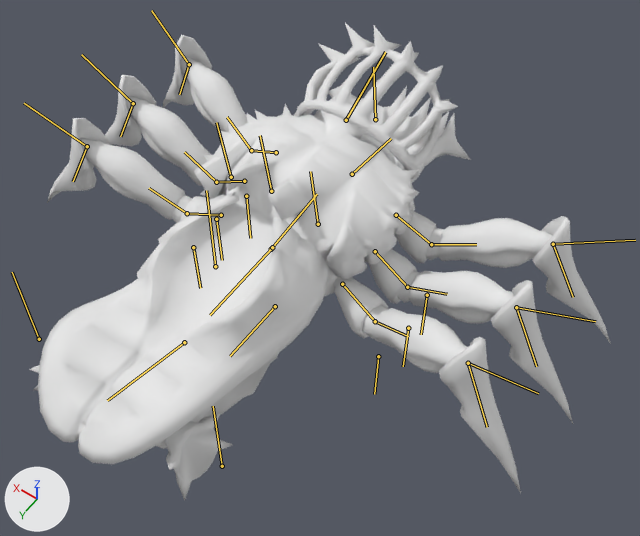
One commit to the glTF model Project/area/1 sand oasis/boss/boss/model/SandScorpion.gltf: the scene before it, then after it.
Before and after are seen from a 50 mm camera at (-12.7, 14.9, 27.4) aimed at (-1.8, -0.4, 3.3). Lighting does not change. The marker at lower left points along +X, +Y and +Z. Both versions are drawn at frame 62 of the action 'idle-loop'; the numbers are the values there. The bones that bend it are drawn over the model as lines.

The first picture shows 'ScorpionMesh'.
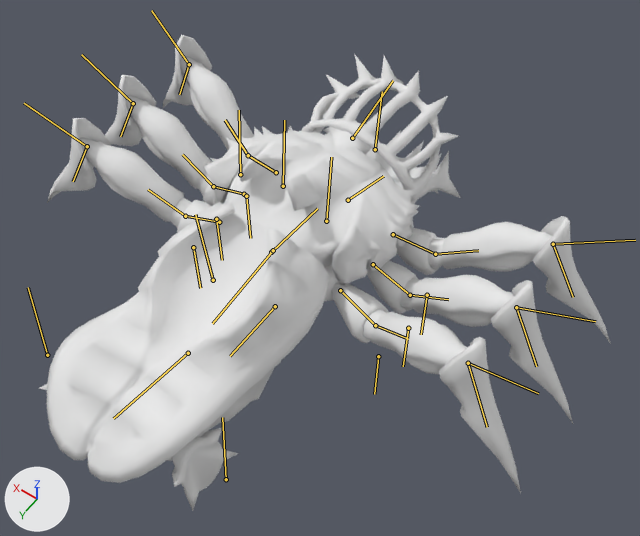
Boxes [x1, y1, x2, y2] around the edits, measured in the pictures (640 x 536 px):
'ScorpionMesh', posed
    before: [29, 23, 611, 500]
    after: [39, 35, 611, 510]
bone 'chest', root to tip
    before: (271, 249) to (317, 194)
    after: (271, 252) to (317, 208)
bone 'l_leg_01_1', root to tip
    before: (276, 152) to (251, 150)
    after: (276, 172) to (248, 155)
bone 'l_leg_01_2', root to tip
    before: (251, 150) to (227, 117)
    after: (248, 155) to (225, 120)
bone 'l_leg_02_1', root to tip
    before: (244, 181) to (216, 182)
    after: (244, 194) to (213, 186)
bone 'l_leg_02_2', root to tip
    before: (216, 182) to (184, 152)
    after: (213, 186) to (182, 154)
bone 'l_leg_03_1', root to tip
    before: (221, 215) to (187, 213)
    after: (219, 222) to (185, 216)
bone 'l_leg_03_2', root to tip
    before: (187, 213) to (149, 188)
    after: (185, 216) to (148, 189)
bone 'r_leg_01_1', root to tip
    before: (396, 215) to (431, 244)
    after: (393, 234) to (435, 254)
bone 'r_leg_01_2', root to tip
    before: (431, 244) to (476, 244)
    after: (435, 254) to (478, 250)
bone 'r_leg_02_1', root to tip
    before: (375, 251) to (407, 287)
    after: (373, 264) to (410, 295)
bone 'r_leg_02_2', root to tip
    before: (407, 287) to (447, 294)
    after: (410, 295) to (448, 299)
bone 'r_leg_03_1', root to tip
    before: (342, 284) to (375, 321)
    after: (340, 290) to (375, 325)
bone 'r_leg_03_2', root to tip
    before: (375, 321) to (408, 336)
    after: (375, 325) to (408, 339)
bone 'hip', root to tip
    before: (272, 247) to (210, 315)
    after: (273, 250) to (212, 323)

Edits to the bpy script that builds the scene:
```text
Change bone_chest:
    where bone_chest = bpy.data.objects['ScorpionRoot'].pose.bones['chest']  # child of 'root'
    bone_chest.location: (0.0, 0.0, -0.74) -> (0.0, 0.0, -0.56)
    bone_chest.rotation_quaternion: (0.998, -0.07, 0.0, 0.0) -> (0.999, 0.04, 0.0, 0.0)  # degrees (-8, 0, 0) -> degrees (5, 0, 0)
Change bone_l_leg_01_1:
    where bone_l_leg_01_1 = bpy.data.objects['ScorpionRoot'].pose.bones['l_leg_01_1']  # child of 'chest'
    bone_l_leg_01_1.rotation_quaternion: (0.953, 0.07, 0.153, -0.252) -> (0.993, 0.103, 0.033, -0.057)  # degrees (3, 19, -29) -> degrees (12, 4, -6)
Change bone_l_leg_01_2:
    where bone_l_leg_01_2 = bpy.data.objects['ScorpionRoot'].pose.bones['l_leg_01_2']  # child of 'l_leg_01_1'
    bone_l_leg_01_2.rotation_quaternion: (0.9, 0.0, 0.0, 0.437) -> (0.95, 0.0, 0.0, 0.311)  # degrees (0, 0, 52) -> degrees (0, 0, 36)
Change bone_l_leg_02_1:
    where bone_l_leg_02_1 = bpy.data.objects['ScorpionRoot'].pose.bones['l_leg_02_1']  # child of 'chest'
    bone_l_leg_02_1.rotation_quaternion: (0.96, -0.028, 0.069, -0.268) -> (0.986, 0.014, -0.043, -0.16)  # degrees (-5, 7, -32) -> degrees (2, -5, -19)
Change bone_l_leg_02_2:
    where bone_l_leg_02_2 = bpy.data.objects['ScorpionRoot'].pose.bones['l_leg_02_2']  # child of 'l_leg_02_1'
    bone_l_leg_02_2.rotation_quaternion: (0.877, 0.0, 0.0, 0.481) -> (0.909, 0.0, 0.0, 0.416)  # degrees (0, 0, 57) -> degrees (0, 0, 49)
Change bone_l_leg_03_1:
    where bone_l_leg_03_1 = bpy.data.objects['ScorpionRoot'].pose.bones['l_leg_03_1']  # child of 'chest'
    bone_l_leg_03_1.rotation_quaternion: (0.978, -0.094, 0.009, -0.188) -> (0.981, -0.056, -0.105, -0.155)  # degrees (-11, -1, -22) -> degrees (-5, -13, -17)
Change bone_l_leg_03_2:
    where bone_l_leg_03_2 = bpy.data.objects['ScorpionRoot'].pose.bones['l_leg_03_2']  # child of 'l_leg_03_1'
    bone_l_leg_03_2.rotation_quaternion: (0.908, 0.0, 0.0, 0.419) -> (0.918, 0.0, 0.0, 0.397)  # degrees (0, 0, 50) -> degrees (0, 0, 47)
Change bone_r_leg_01_1:
    where bone_r_leg_01_1 = bpy.data.objects['ScorpionRoot'].pose.bones['r_leg_01_1']  # child of 'chest'
    bone_r_leg_01_1.rotation_quaternion: (0.953, 0.07, -0.153, 0.252) -> (0.993, 0.103, -0.033, 0.057)  # degrees (3, -19, 29) -> degrees (12, -4, 6)
Change bone_r_leg_01_2:
    where bone_r_leg_01_2 = bpy.data.objects['ScorpionRoot'].pose.bones['r_leg_01_2']  # child of 'r_leg_01_1'
    bone_r_leg_01_2.rotation_quaternion: (0.9, 0.0, 0.0, -0.437) -> (0.95, 0.0, 0.0, -0.311)  # degrees (0, 0, -52) -> degrees (0, 0, -36)
Change bone_r_leg_02_1:
    where bone_r_leg_02_1 = bpy.data.objects['ScorpionRoot'].pose.bones['r_leg_02_1']  # child of 'chest'
    bone_r_leg_02_1.rotation_quaternion: (0.96, -0.028, -0.069, 0.268) -> (0.986, 0.014, 0.043, 0.16)  # degrees (-5, -7, 32) -> degrees (2, 5, 19)
Change bone_r_leg_02_2:
    where bone_r_leg_02_2 = bpy.data.objects['ScorpionRoot'].pose.bones['r_leg_02_2']  # child of 'r_leg_02_1'
    bone_r_leg_02_2.rotation_quaternion: (0.877, 0.0, 0.0, -0.481) -> (0.909, 0.0, 0.0, -0.416)  # degrees (0, 0, -57) -> degrees (0, 0, -49)
Change bone_r_leg_03_1:
    where bone_r_leg_03_1 = bpy.data.objects['ScorpionRoot'].pose.bones['r_leg_03_1']  # child of 'chest'
    bone_r_leg_03_1.rotation_quaternion: (0.978, -0.094, -0.009, 0.188) -> (0.981, -0.056, 0.105, 0.155)  # degrees (-11, 1, 22) -> degrees (-5, 13, 17)
Change bone_r_leg_03_2:
    where bone_r_leg_03_2 = bpy.data.objects['ScorpionRoot'].pose.bones['r_leg_03_2']  # child of 'r_leg_03_1'
    bone_r_leg_03_2.rotation_quaternion: (0.908, 0.0, 0.0, -0.419) -> (0.918, 0.0, 0.0, -0.397)  # degrees (0, 0, -50) -> degrees (0, 0, -47)
Change bone_hip:
    where bone_hip = bpy.data.objects['ScorpionRoot'].pose.bones['hip']  # child of 'root'
    bone_hip.location: (0.0, -0.13, 0.74) -> (0.0, -0.13, 0.56)
    bone_hip.rotation_quaternion: (1.0, 0.014, 0.0, 0.0) -> (0.999, -0.042, 0.0, 0.0)  # degrees (2, 0, 0) -> degrees (-5, 0, 0)
```
